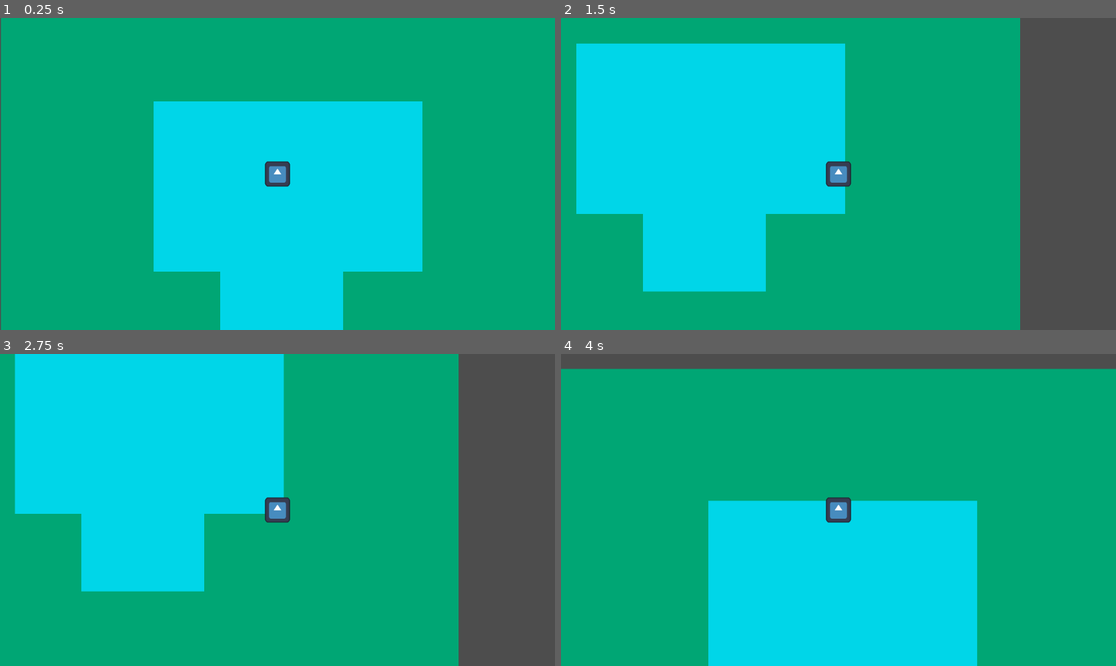
Above: before the commit, frames 1-4 (two rows, left to right).
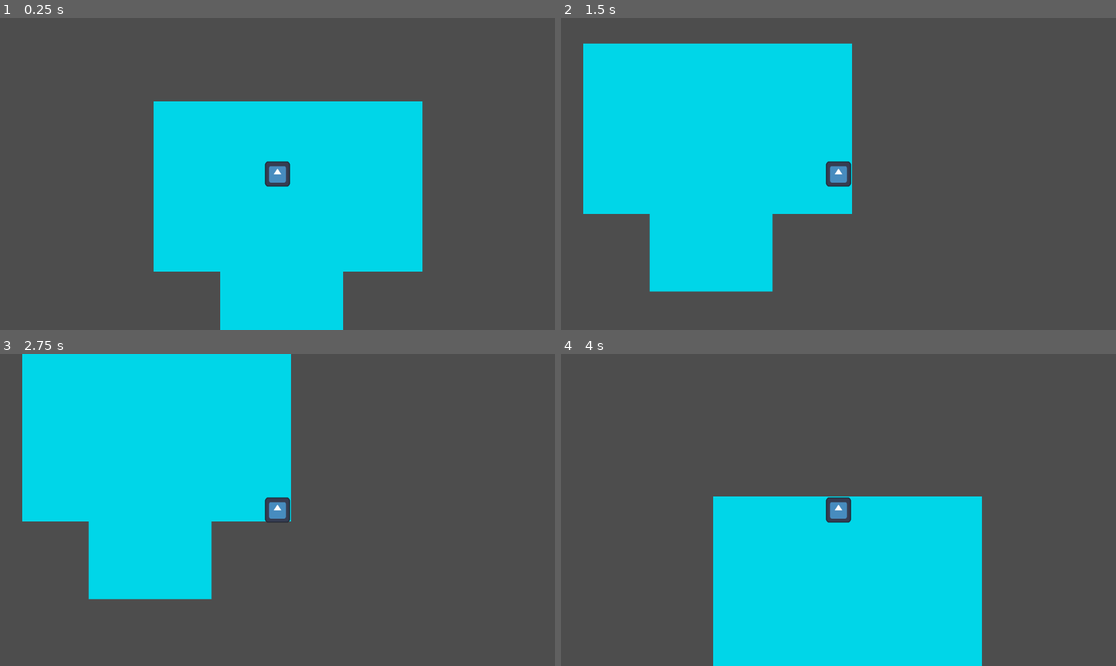
Above: after the commit, the same moments.

Repository: iListenToSludge/Pizza-Interactive
Game: Godot game, scene res://resturaunt.tscn
The game is run twice, just before and just after one commit, with the same random seed, the same clock (stepped at 60 frames per second) and the same inputs. This scene is started directly instead of the project's main scene. The engine's default icon, where the game draws it, is replaced by a stand-in: a white triangle on a blue panel in a dark square.
Inputs:
- Up to frame 1 (0.25 s): no input
- Up to frame 2 (1.5 s): tap Enter at 0.5 s; hold D (move right) 0.53-1.28 s; hold S (move down) from 1.28 s (still down)
- Up to frame 3 (2.75 s): tap Space at 2 s; release S (move down) at 2.03 s; hold D (move right) from 2.03 s (still down)
- Up to frame 4 (4 s): tap Enter at 2.75 s; release D (move right) at 2.78 s; hold W (move up) 2.78-3.53 s; hold A (move left) from 3.53 s (still down)

The runs differ from the first frame. In frame 1, 69% of the frame differs, in the area x 0-100%, y 0-100%; in frame 2, 52%; in frame 3, 53%; in frame 4, 70%, in the area x 0-100%, y 4-100%.

Commit message:
fixing barrier of greybox prototype

Diff:
--- a/pizza-interactive/character.tscn
+++ b/pizza-interactive/character.tscn
@@ -8,6 +8,7 @@
 
 [node name="CharacterBody2D" type="CharacterBody2D"]
 position = Vector2(554, 282)
+motion_mode = 1
 script = ExtResource("1_pjt0s")
 
 [node name="Sprite2D" type="Sprite2D" parent="."]
--- a/pizza-interactive/resturaunt.tscn
+++ b/pizza-interactive/resturaunt.tscn
@@ -8,15 +8,21 @@
 position = Vector2(14, -8.000024)
 scale = Vector2(7.4884224, 1.9627199)
 
+[node name="CollisionPolygon2D2" type="CollisionPolygon2D" parent="StaticBody2D"]
+position = Vector2(-1.6024737, -9.680431)
+polygon = PackedVector2Array(38.85999, 4.0759764, 39.26061, 367.34735, 16.825975, 364.29037, 16.291817, -4.585474)
+
 [node name="CollisionPolygon2D" type="CollisionPolygon2D" parent="StaticBody2D"]
-polygon = PackedVector2Array(44.163204, 14.6901245, 0.26604337, 14.6901245, 0.26604337, 340.0492, 151.91078, 343.85773, 152.0438, 3.264472, 81.40928, 2.1763148, 80.87719, 44.614452, 113.46751, 47.334846, 113.73355, 239.9387, 92.05101, 241.02686, 91.91799, 324.2709, 57.06631, 323.72684, 56.667244, 244.83542, 39.77349, 242.6591, 38.84234, 49.51116)
+position = Vector2(-1.6024737, -9.680432)
+polygon = PackedVector2Array(39.26061, 61.649143, 113.375015, 61.649143, 113.375015, 241.5016, 91.608086, 240.99211, 91.608086, 323.02112, 57.421978, 324.0401, 57.421978, 242.0111, 39.26061, 242.0111, 39.527687, 368.87585, 127.66374, 369.89484, 128.06436, 39.74077, 128.1979, -3.056982, 38.59291, -1.528491)
 
 [node name="ColorRect3" type="ColorRect" parent="StaticBody2D/CollisionPolygon2D"]
+visible = false
 modulate = Color(0, 1, 1, 1)
-offset_left = -5.2080393
-offset_top = -88.652466
-offset_right = 16.792831
-offset_bottom = 255.20526
+offset_left = -7.211132
+offset_top = -89.67146
+offset_right = 14.789738
+offset_bottom = 254.18626
 scale = Vector2(7.517571, 1.8379694)
 color = Color(0.16967261, 0.6513132, 0.45415032, 1)
 metadata/_edit_use_anchors_ = true
